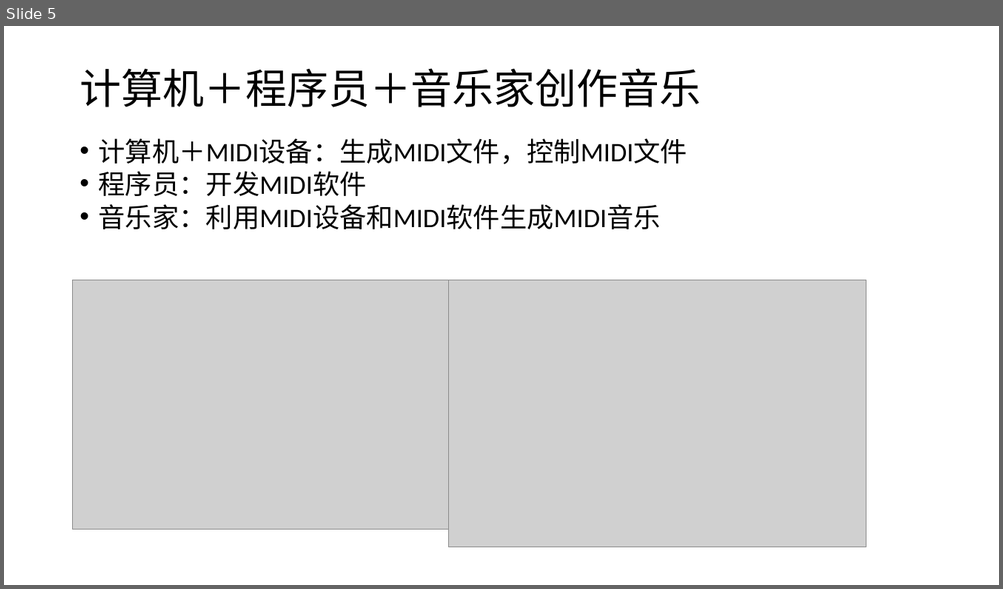
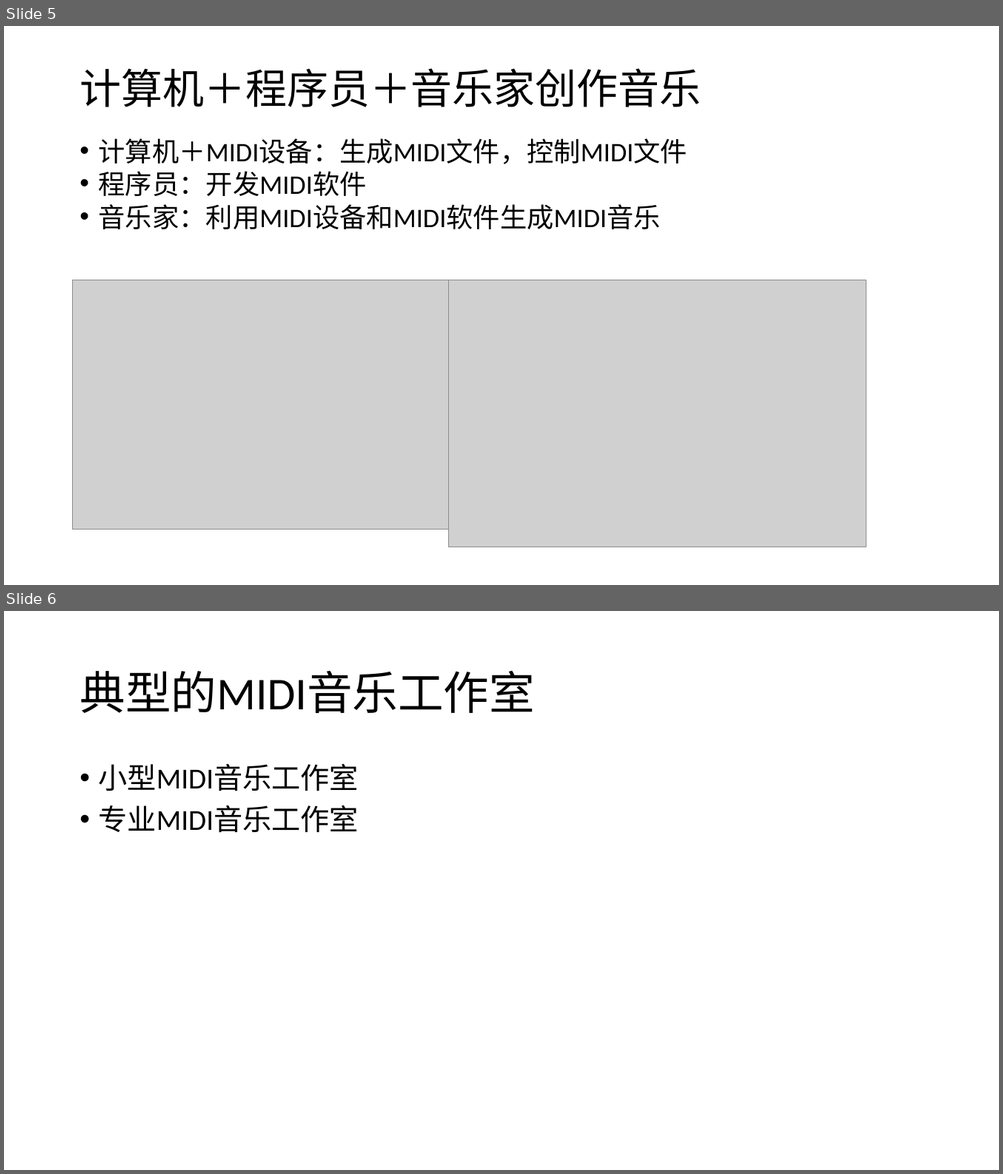
Before and after one commit to huntercao/shared_files, a slide deck: midi/docs/ppt/midi_introduction.pptx. Shown one above the other, each under a label of ours: slide 5 before the commit, slides 5 and 6 after it. The pictures are 1003x589 and 1003x1174 pixels, drawn with LibreOffice and Linux fonts; fonts in the diff are those of the drawing; grey boxes stand for pictures. Boxes give left, top, right and bottom in pixels: in the first picture for what was removed or moved away, otherwise in the second. Text is boxed around its words. In the diff, an @@ line names an element or a change of style, - is before the commit and + after.

```diff
--- a/midi/docs/ppt/midi_introduction.pptx
+++ b/midi/docs/ppt/midi_introduction.pptx
@@ slide 6 added at bbox=[4, 611, 999, 1170], background #FFFFFF @@
@@ title added at bbox=[79, 671, 535, 713], 44 pt, text #000000 @@
+典型的MIDI音乐工作室
@@ text added at bbox=[99, 763, 358, 833], 28 pt, text #000000 @@
+• 小型MIDI音乐工作室
+• 专业MIDI音乐工作室
```
Also in this commit, not shown: 1 slide changed, 1 other slide added.
